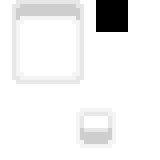
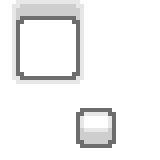
Layered file, before and after one edit (160x160). Changes by layer:
removed layer "Layer 2" over (x1=96, y1=0, x2=128, y2=32)
removed layer "blue copy" over (x1=16, y1=0, x2=116, y2=148)
added layer "Layer 3" over (x1=16, y1=0, x2=116, y2=148)
